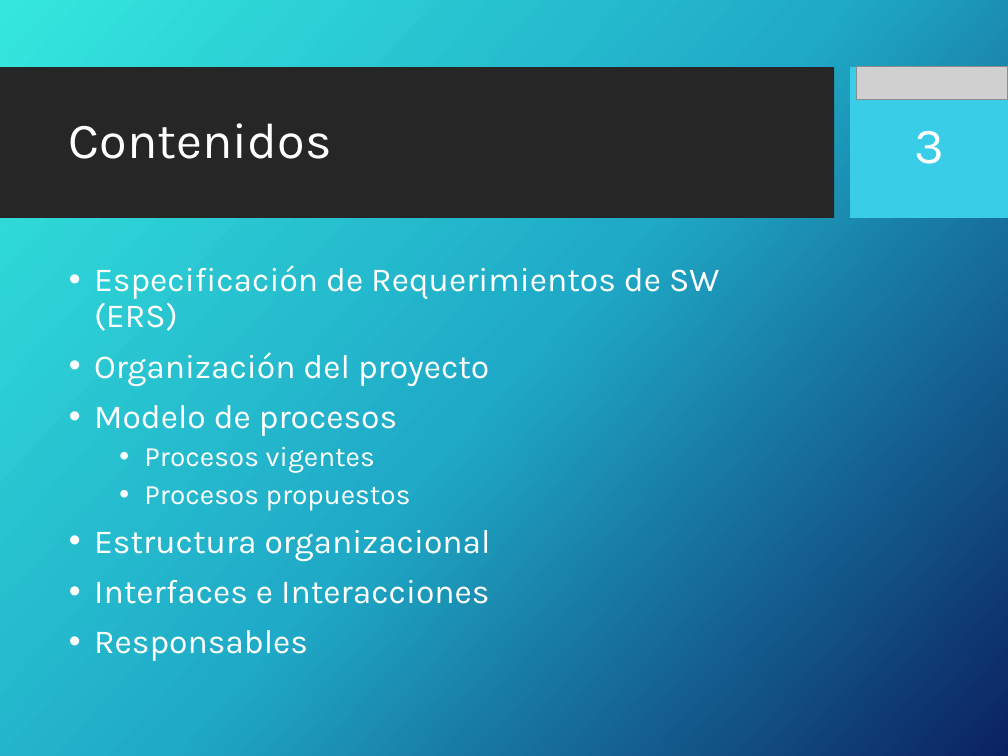
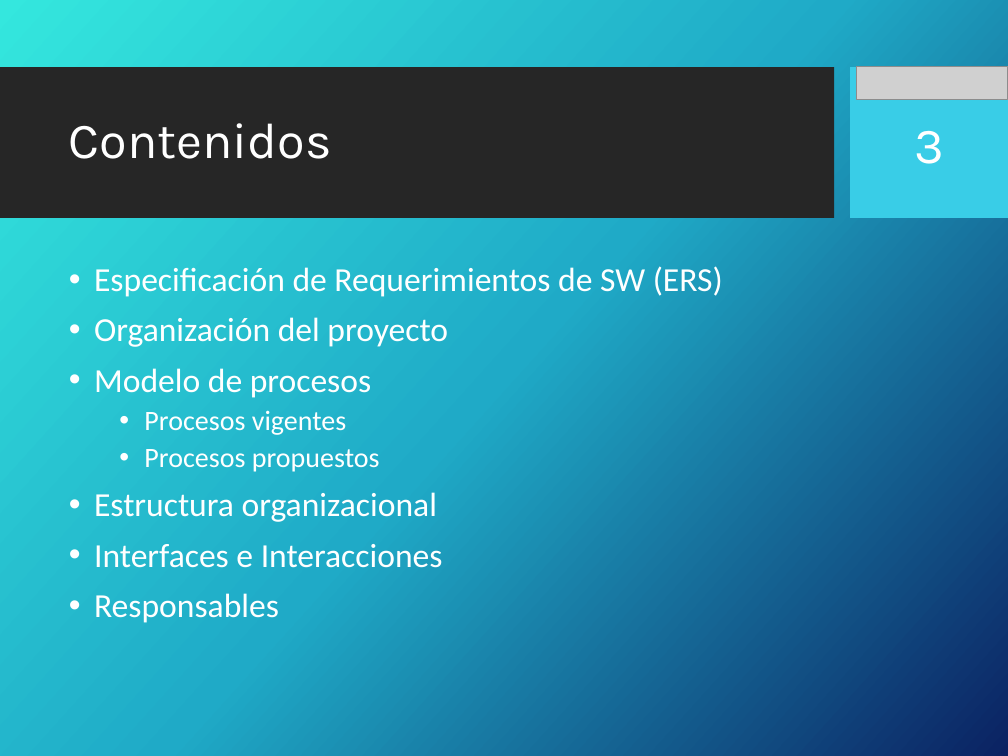
Before and after one commit to portafolio2016/hipocrates, a slide deck: slide 3 of docs/plan-de-proyecto/ppt-iteracion1.pptx. Drawn at 1008x756 pixels with LibreOffice and Linux fonts; fonts in the diff are those of the drawing; grey boxes stand for pictures; background and template pictures are left out. Boxes give left, top, right and bottom in pixels: in the first picture for what was removed or moved away, otherwise in the second. Text is boxed around its words. In the diff, an @@ line names an element or a change of style, - is before the commit and + after.

```diff
--- a/docs/plan-de-proyecto/ppt-iteracion1.pptx
+++ b/docs/plan-de-proyecto/ppt-iteracion1.pptx
@@ text "Especificación de Requerimientos de SW ..." at [94, 266, 723, 623]: font Karla to Calibri @@
```
Also in this commit, not shown: 6 other slides changed, 3 slides added.
